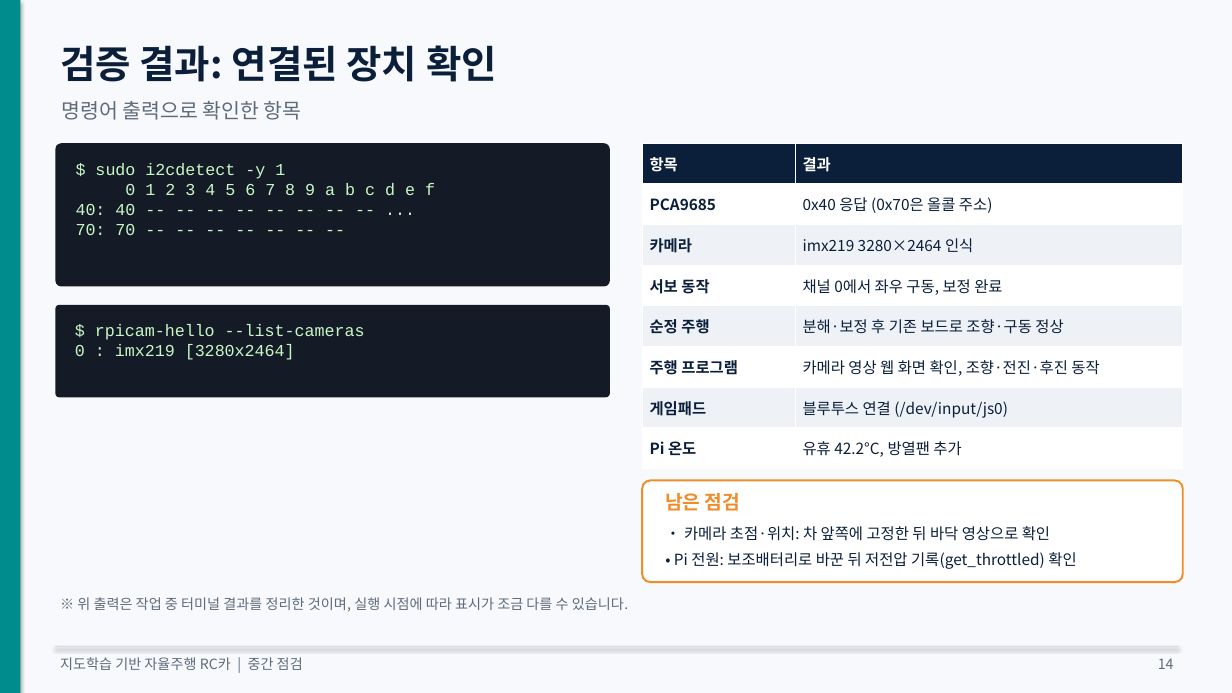
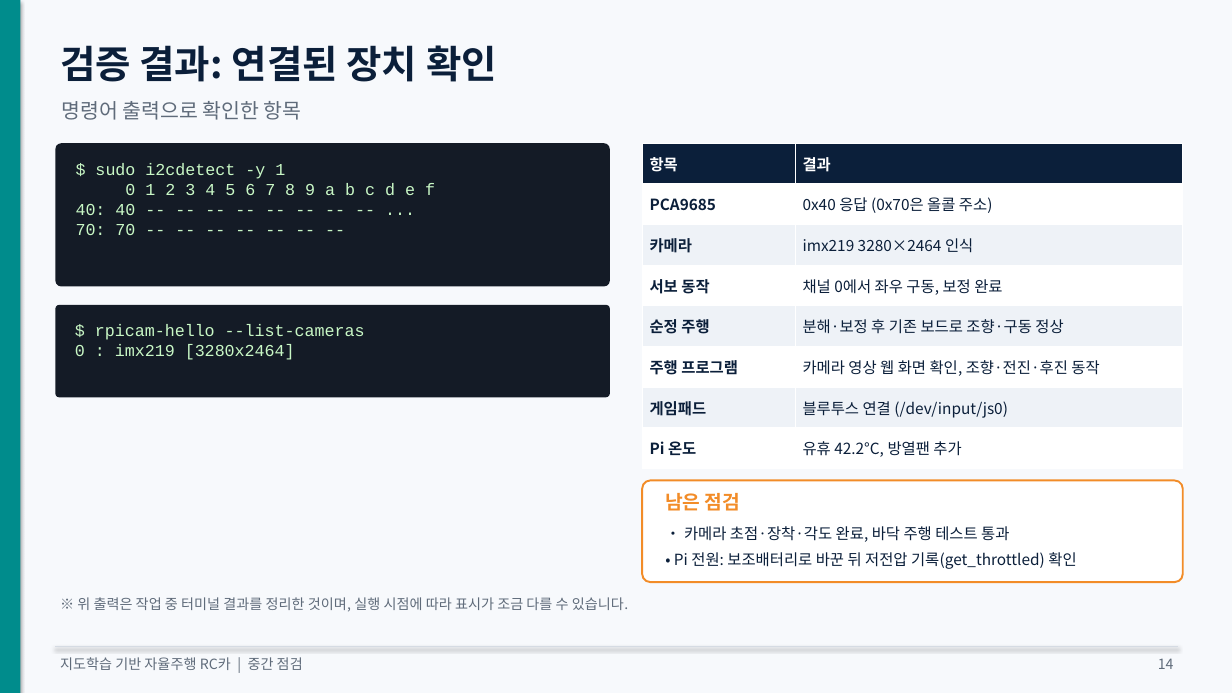
Before and after one commit to KMUTMU/Robot, a slide deck: slide 14 of 중간점검_자율주행RC카.pptx. Drawn at 1232x693 pixels with LibreOffice and Linux fonts; fonts in the diff are those of the drawing. Boxes give left, top, right and bottom in pixels: in the first picture for what was removed or moved away, otherwise in the second. Text is boxed around its words. In the diff, an @@ line names an element or a change of style, - is before the commit and + after.

```diff
--- a/중간점검_자율주행RC카.pptx
+++ b/중간점검_자율주행RC카.pptx
@@ text at (684,526,1009,542): text changed @@
-• 카메라 초점·위치: 차 앞쪽에 고정한 뒤 바닥 영상으로 확인
+• 카메라 초점·장착·각도 완료, 바닥 주행 테스트 통과
```
Also in this commit, not shown: 5 other slides changed, 7 other files.
